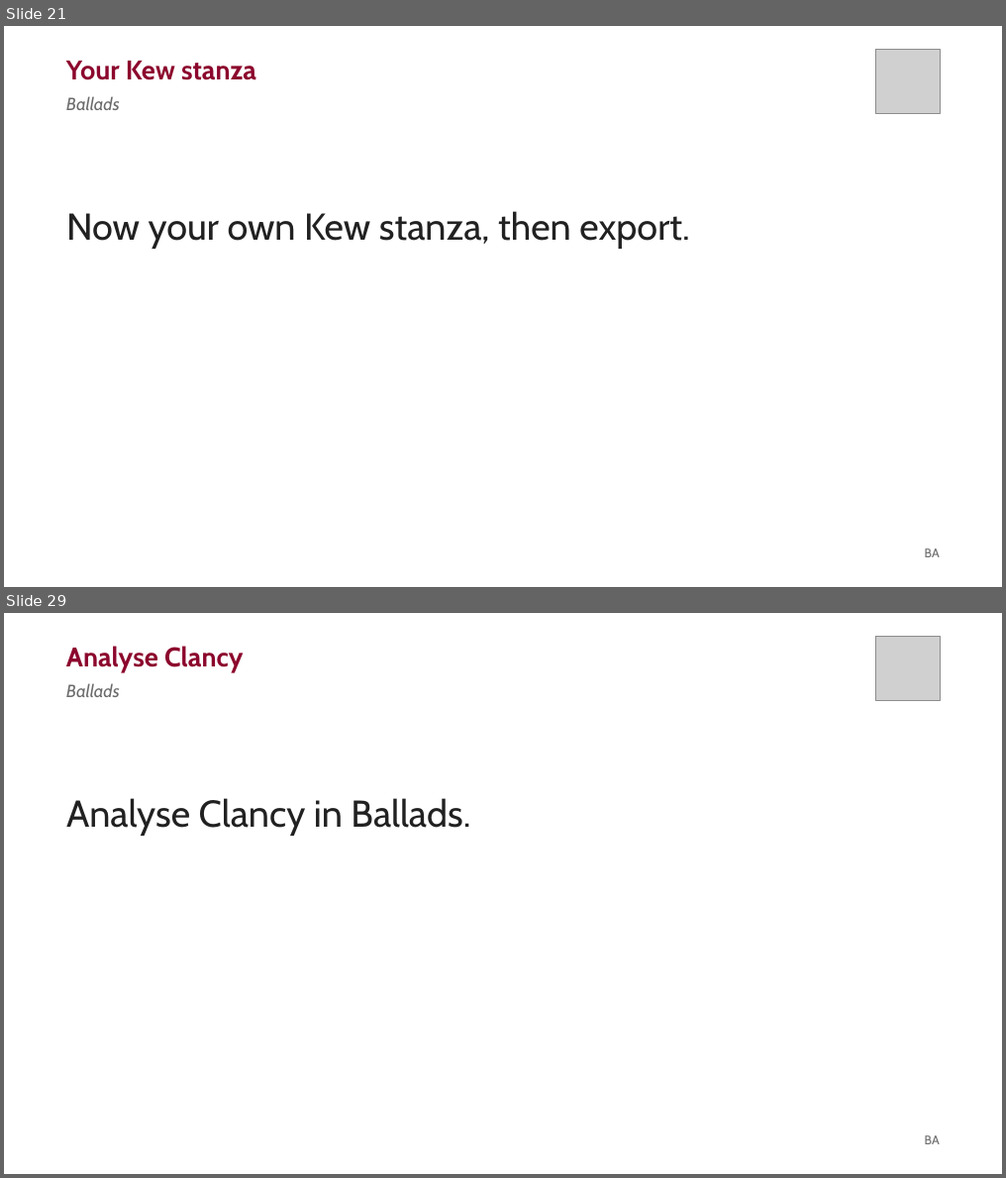
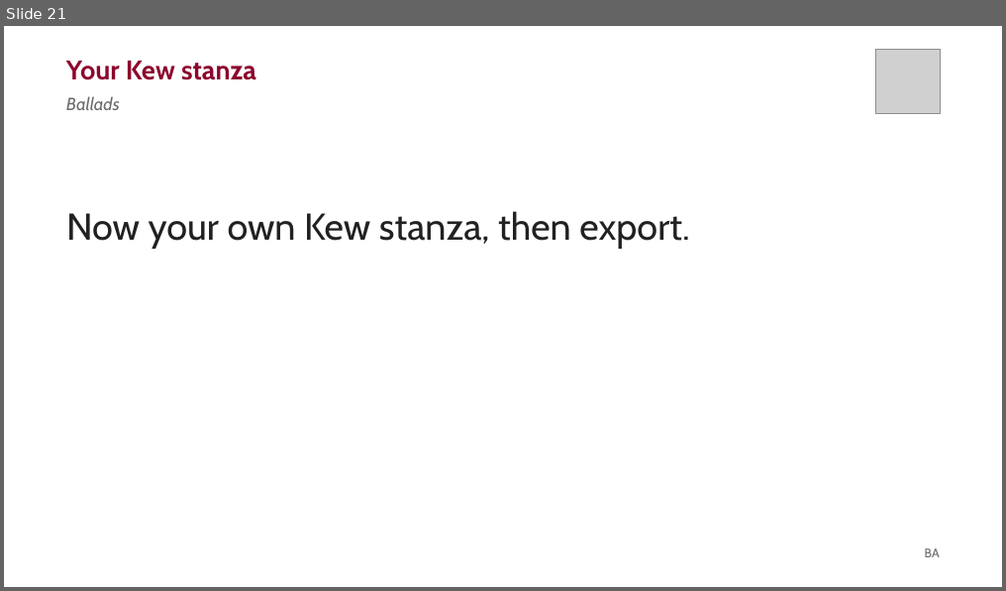
Before and after one commit to liaminhawai-cmd/Bone-Sparrow, a slide deck: BalladsDeck.pptx. Shown one above the other, each under a label of ours: slides 21 and 29 before the commit, slide 21 after it; the slides between them are not shown. The pictures are 1006x1178 and 1006x591 pixels, drawn with LibreOffice and Linux fonts; fonts in the diff are those of the drawing; grey boxes stand for pictures. Boxes give left, top, right and bottom in pixels: in the first picture for what was removed or moved away, otherwise in the second. Text is boxed around its words. In the diff, an @@ line names an element or a change of style, - is before the commit and + after.

```diff
--- a/BalladsDeck.pptx
+++ b/BalladsDeck.pptx
@@ slide 29 removed at [4,613,1002,1174], background #FFFFFF @@
@@ picture removed at [875,636,940,700] @@
@@ text removed at [66,646,243,672] @@
-Analyse Clancy
@@ text removed at [66,683,120,697] @@
-Ballads
@@ text removed at [66,798,470,836] @@
-Analyse Clancy in Ballads.
@@ text removed at [925,1136,940,1145] @@
-BA
```
Also in this commit, not shown: 2 slides changed, 13 other slides removed, 5 other files.
